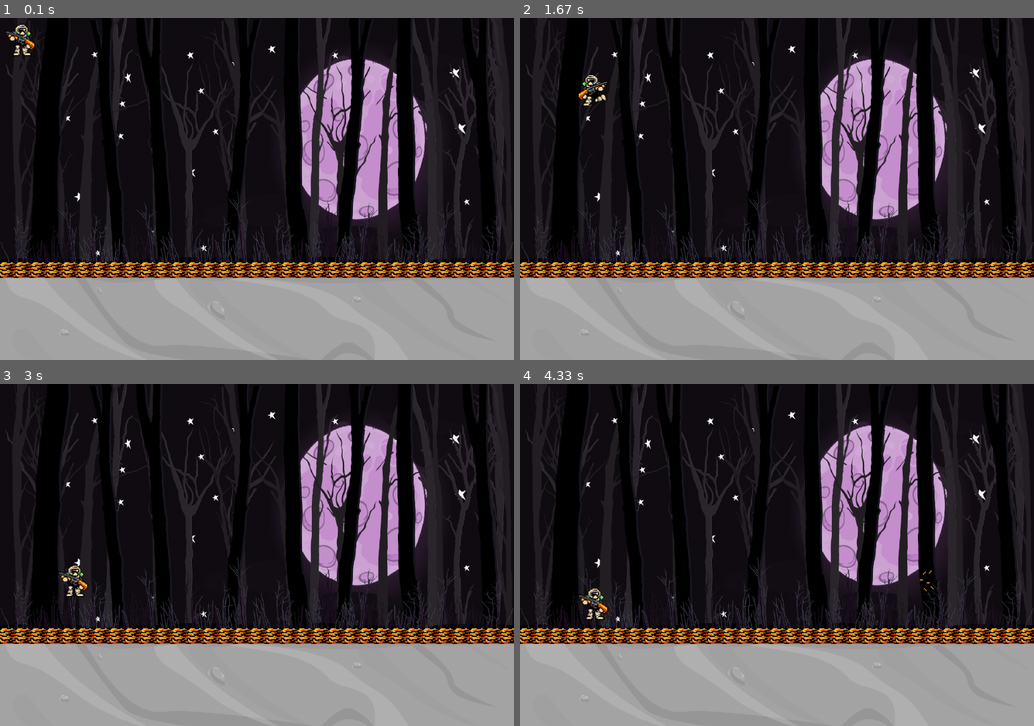
Above: before the commit, frames 1-4 (two rows, left to right).
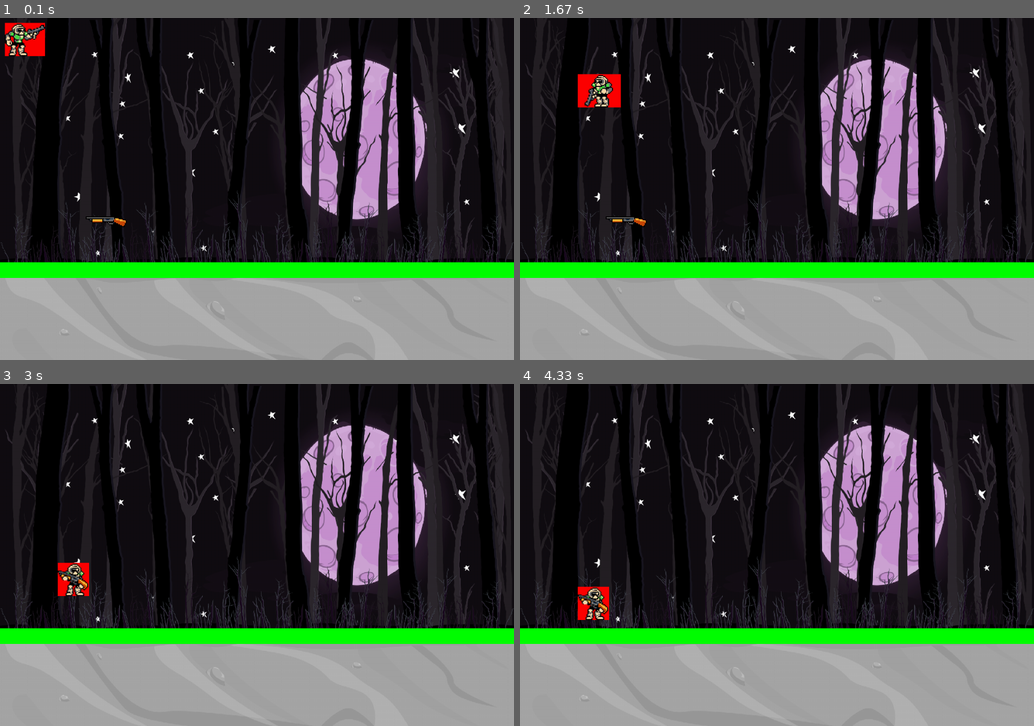
Above: after the commit, the same moments.

Repository: pablomoreno-jpg/MorenoPablopygame2023
Game: pygame game, started from main.py
Two runs of this game, one before a commit and one after it. Both use one fixed random seed, a clock stepped at 60 frames per second and the inputs below.
Inputs:
- Up to frame 1 (0.1 s): no input
- Up to frame 2 (1.67 s): hold D 0.33-0.8 s; hold D 0.83-1.3 s; tap Space at 0.9, 1.2, 1.4 s; hold A from 1.33 s (still down)
- Up to frame 3 (3 s): tap Space at 1.7, 1.97, 2.27, 2.4, 2.7 s; release A at 1.87 s; hold A 1.9-2.3 s; hold D 2.33-2.97 s
- Up to frame 4 (4.33 s): tap L at 3 s; hold A 3.33-3.8 s; tap Space at 3.4, 3.7, 3.9, 4.2 s; hold D 3.83-4.3 s

The runs differ from the first frame. In frame 1, 5.4% of the frame differs, in the area x 0-100%, y 1-76%; in frame 2, 5.5%, in the area x 0-100%, y 16-76%; in frame 3, 5.2%; in frame 4, 5.0%.

Commit message:
nueva actualizacion

Diff:
--- a/auxiliar.py
+++ b/auxiliar.py
@@ -9,7 +9,7 @@
 
         lista = []
 
-        imagen_superficie = pygame.image.load(r"{0}{1}".format(PHAT_RECURSOS,directorio)).convert_alpha()
+        imagen_superficie = pygame.image.load(r"{0}{1}".format(PHAT_RECURSOS,directorio))
 
         fotograma_ancho = int(imagen_superficie.get_width() / columnas)
         fotograma_alto = int(imagen_superficie.get_height() / filas)
--- a/balas.py
+++ b/balas.py
@@ -15,8 +15,6 @@
         self.rect = self.image.get_rect()
         self.rect.center = (x,y)
 
-
-
     def obtener_bala(self):
 
         match self.tipo:
@@ -27,21 +25,13 @@
 
                 self.speed = 8
 
-            case "pistola":
+            case "default":
 
                 self.speed = 12
 
             case "plasma":
 
                 self.speed = 17
-
-            case "metralleta":
-
-                self.speed = 16
-
-            case "bfg":
-
-                self.speed = 1
 
 
         return imagen
@@ -56,7 +46,7 @@
 
         return imagen
 
-    def update(self):
+    def update(self,player,enemigo=None):
 
         if self.direccion == DIRECCION_R:
 
@@ -68,3 +58,12 @@
 
         if self.rect.right < 0 or self.rect.left > ANCHO_VENTANA:
             self.kill()
+
+
+        if pygame.sprite.spritecollide(player, player.grupo_balas,False):
+
+            if player.salud_maxima > 0:
+
+                player.salud_maxima -= 5
+
+                self.kill()
--- a/constantes.py
+++ b/constantes.py
@@ -2,7 +2,7 @@
 ALTO_VENTANA= 700
 FPS = 60
 
-DEBUG = False
+DEBUG = True
 
 PHAT_RECURSOS =  r"C:\Users\pablo\OneDrive\Escritorio\doom's gate\mis imagenes"
 
@@ -11,6 +11,7 @@
 
 
 PAHT_PROYECTILES= r"C:\Users\pablo\OneDrive\Escritorio\doom's gate\mis imagenes\proyectiles"
+PAHT_ITEMS = r"\items"
 
 
 DIRECCION_R = 0
--- /dev/null
+++ b/items.py
@@ -0,0 +1,108 @@
+from typing import Any
+import pygame
+from constantes import*
+from auxiliar import*
+from jugador import*
+
+ITEMS = {"escopeta":Auxliar.load_sprisheet(r"\items\armas.png", 1, 3)[0],
+        "bazuca":Auxliar.load_sprisheet(r"\items\armas.png", 1, 3)[1],
+        "plasma":Auxliar.load_sprisheet(r"\items\armas.png", 1, 3)[2],
+        "posion": Auxliar.load_sprisheet(r"\items\posion vida.png", 4, 1)[-1],
+         "botiquin pequeño": Auxliar.load_sprisheet(r"\items\vida.png", 1, 2)[0],
+         "botiquin": Auxliar.load_sprisheet(r"\items\vida.png", 1, 2)[1],
+         "escudo pequeño": Auxliar.load_sprisheet(r"\items\escudo.png", 2, 2),
+         "escudo": Auxliar.load_sprisheet(r"\items\escudo max.png", 2, 1)[0],
+         "granadas": Auxliar.load_sprisheet(r"\items\municion.png",2,2)[0],
+         "misil unit": Auxliar.load_sprisheet(r"\items\municion.png", 3, 2)[1],
+         "misiles": Auxliar.load_sprisheet(r"\items\municion.png", 3, 2)[2],
+         "misiles y granadas": Auxliar.load_sprisheet(r"\items\municion.png", 3, 2)[3],
+         "punto_2": Auxliar.load_sprisheet(r"\items\puntos.png", 3, 2)[1],
+         "puntos_5": Auxliar.load_sprisheet(r"\items\puntos.png", 3, 2)[3],
+         "puntos_10": Auxliar.load_sprisheet(r"\items\puntos.png", 3, 2)[5]}
+
+class Items(pygame.sprite.Sprite):
+
+    def __init__(self,x,y,item_tipo) -> None:
+        pygame.sprite.Sprite.__init__(self)
+        self.tipo_item = item_tipo
+        self.image = ITEMS[self.tipo_item]
+        self.rect = self.image.get_rect()
+        self.rect.midtop = (x + TAM_BLOQUE // 2, y + (TAM_BLOQUE - self.image.get_height()))
+
+    def update(self, player: Jugador) -> None:
+
+        if pygame.sprite.collide_rect(self, player):
+
+            if self.tipo_item == "posion":
+
+                if player.salud < player.self_maxima:
+
+                    player.salud += 5
+                    self.kill()
+
+            elif self.tipo_item == "botiquin pequeño":
+
+                if player.salud < player.self_maxima:
+
+                    player.salud += 15
+                    self.kill()
+
+            elif self.tipo_item == "botiquin":
+
+                if player.salud < player.self_maxima:
+
+                    player.salud += 25
+                    self.kill()
+
+
+            elif self.tipo_item == "escudo pequeño":
+
+                if player.escudo < player.escudo_maximo:
+
+                    player.escudo += 5
+                    self.kill()
+
+            elif self.tipo_item == "escudo":
+
+                if player.escudo < player.escudo_maximo:
+
+                    player.escudo += 15
+                    self.kill()
+
+            elif self.tipo_item == "granadas":
+
+                if player.grandas < player.grandas_maximas:
+
+                    player.grandas += 2
+
+                    self.kill()
+
+            elif self.tipo_item == "misil unit":
+
+                if player.munision_misiles < player.misiles_maximos:
+
+                    player.munision_misiles += 1
+
+                    self.kill()
+
+            elif self.tipo_item == "misiles":
+
+                if player.munision_misiles < player.misiles_maximos:
+
+                    player.munision_misiles += 5
+
+                    self.kill()
+
+            elif self.tipo_item == "misiles y granadas":
+
+                if player.munision_misiles < player.misiles_maximos and player.grandas < player.grandas_maximas:
+
+                    player.munision_misiles += 5
+                    player.grandas += 2
+                    self.kill()
+
+            elif self.tipo_item == "escopeta":
+
+                player.arma = "escopeta"
+                player.cooldown_maximo = 20
+                self.kill()
--- a/jugador.py
+++ b/jugador.py
@@ -4,12 +4,36 @@
 from plataforma import*
 from balas import*
 
+SPRITS_JUGADOR_L = {"default":{"idel":Auxliar.load_sprisheet(r"\characters\doom marine\default\idel.png",2,1),
+                              "shoot": Auxliar.load_sprisheet(r"\characters\doom marine\default\shoot.png",3,1),
+                              "walk":Auxliar.load_sprisheet(r"\characters\doom marine\default\walk.png",4,1)},
+                "escopeta":{"idel":Auxliar.load_sprisheet(r"\characters\doom marine\escopeta\idel.png",8,1),
+                              "shoot": Auxliar.load_sprisheet(r"\characters\doom marine\escopeta\shoot.png",5,1),
+                              "walk":Auxliar.load_sprisheet(r"\characters\doom marine\escopeta\walk.png",3,1)},
+                "salto":Auxliar.load_sprisheet(r"\characters\doom marine\jump.png",4,1)}
+
+SPRITS_JUGADOR_R = {"default":{"idel":Auxliar.load_sprisheet(r"\characters\doom marine\default\idel.png",2,1,direcciones=True),
+                              "shoot": Auxliar.load_sprisheet(r"\characters\doom marine\default\shoot.png",3,1,direcciones=True),
+                              "walk":Auxliar.load_sprisheet(r"\characters\doom marine\default\walk.png",4,1,direcciones=True)},
+                "escopeta":{"idel":Auxliar.load_sprisheet(r"\characters\doom marine\escopeta\idel.png",8,1,direcciones=True),
+                              "shoot": Auxliar.load_sprisheet(r"\characters\doom marine\escopeta\shoot.png",5,1,direcciones=True),
+                              "walk":Auxliar.load_sprisheet(r"\characters\doom marine\escopeta\walk.png",3,1,direcciones=True)},
+                "salto":Auxliar.load_sprisheet(r"\characters\doom marine\jump.png",4,1,direcciones=True)}
+
 class Jugador(pygame.sprite.Sprite):
 
     def __init__(self,x,y,velocidad,framerate_animacion,framerate_moviemiento) -> None:
         super().__init__()
-        self.quieto_r = Auxliar.load_sprisheet(r"\characters\doom marine\idel.png", 8, 1, direcciones=True)
-        self.quieto_l = Auxliar.load_sprisheet(r"\characters\doom marine\idel.png", 8, 1)
+        self.direccion = DIRECCION_R
+        self.arma = "default"
+        self.salud = 100
+        self.salud_maxima = self.salud
+        self.escudo_maximo = 50
+        self.escudo = 0
+        self.grandas_maximas = 6
+        self.grandas = 0
+        self.misiles_maximos = 10
+        self.munision_misiles = 0
         self.contador_salto = 0
         self.contador_caida = 0
         self.speed = velocidad
@@ -17,8 +41,8 @@
         self.mover_x = 0
         self.mover_y = 0
         self.cooldown_dispario = 0
-        self.direccion = DIRECCION_R
-        self.animacion = self.quieto_r
+        self.cooldown_maximo = 15
+        self.animacion = SPRITS_JUGADOR_R[self.arma]["idel"]
         self.imagen = self.animacion[self.frame]
         self.mask = self.mask = pygame.mask.from_surface(self.imagen)
         self.rect = self.imagen.get_rect()
@@ -31,36 +55,7 @@
         self.frame_rate_movimiento = framerate_moviemiento
         self.disparando = False
         self.salto = False
-        self.disparo = pygame.sprite.Group()
-
-    def obtener_sprits(self,accion):
-
-        match accion:
-            case "caminar":
-                if self.direccion == DIRECCION_R:
-                    sprits = Auxliar.load_sprisheet(
-                        r"\characters\doom marine\walk.png", 3, 1, direcciones=True)
-                else:
-                   sprits = Auxliar.load_sprisheet(
-                       r"\characters\doom marine\walk.png", 3, 1)
-
-            case "saltar":
-                if self.direccion == DIRECCION_R:
-                    sprits = Auxliar.load_sprisheet(
-                        r"\characters\doom marine\jump.png", 4, 1, direcciones=True)
-                else:
-                    sprits = Auxliar.load_sprisheet(
-                        r"\characters\doom marine\jump.png", 4, 1)
-
-            case "disparar":
-                if self.direccion == DIRECCION_R:
-                    sprits = Auxliar.load_sprisheet(
-                        r"\characters\doom marine\shoot.png", 5, 1, direcciones=True)
-                else:
-                    sprits = Auxliar.load_sprisheet(
-                        r"\characters\doom marine\shoot.png", 5, 1)
-
-        return sprits
+        self.grupo_balas = pygame.sprite.Group()
 
     def caminar(self,direccion):
 
@@ -72,19 +67,20 @@
 
                     self.mover_x = self.speed
 
-                    self.animacion = self.obtener_sprits("caminar")
+                    self.animacion = SPRITS_JUGADOR_R[self.arma]["walk"]
 
             else:
 
                     self.mover_x = -self.speed
 
-                    self.animacion = self.obtener_sprits("caminar")
+                    self.animacion = SPRITS_JUGADOR_L[self.arma]["walk"]
 
             if self.frame > len(self.animacion) -1:
 
                 self.frame = 0
 
     def saltar(self):
+
         self.salto = True
         self.mover_y = -GRAVEDAD * 10
         self.frame = 0
@@ -96,29 +92,39 @@
 
             self.mover_y -=  4
 
-        self.animacion = self.obtener_sprits("saltar")
-
-
-        print(self.mover_y)
+        if self.direccion == DIRECCION_R:
+
+            self.animacion = SPRITS_JUGADOR_R["salto"]
+
+        else:
+
+            self.animacion = SPRITS_JUGADOR_L["salto"]
 
     def disparar(self):
 
-        self.animacion = self.obtener_sprits("disparar")
+        if self.direccion == DIRECCION_R:
+
+            self.animacion = SPRITS_JUGADOR_R[self.arma]["shoot"]
+        else:
+
+            self.animacion = SPRITS_JUGADOR_L[self.arma]["shoot"]
+
+
         self.frame = 0
         self.mover_x = 0
         self.mover_y = 0
 
     def quieto(self):
 
-        if self.animacion != self.quieto_r and self.animacion != self.quieto_l:
+        if self.animacion != SPRITS_JUGADOR_R[self.arma]["idel"] and self.animacion != SPRITS_JUGADOR_L[self.arma]["idel"]:
 
             if self.direccion == DIRECCION_R:
 
-                self.animacion = self.quieto_r
+                self.animacion = SPRITS_JUGADOR_R[self.arma]["idel"]
 
             else:
 
-                self.animacion = self.quieto_l
+                self.animacion = SPRITS_JUGADOR_L[self.arma]["idel"]
 
             self.mover_x = 0
             self.mover_y = 0
@@ -164,28 +170,27 @@
 
         return coleccion_objetos
 
-    def collide(self,objetos,desplazamiento_x):
-
-
-        collide_obj = None
-        for obj in objetos:
-
-            if pygame.sprite.collide_mask(self,obj):
-
-                collide_obj = obj
-                break
-
-
-
-
-        return collide_obj
+    # def collide(self,objetos,desplazamiento_x):
+
+    #     collide_obj = None
+    #     for obj in objetos:
+
+    #         if pygame.sprite.collide_mask(self,obj):
+
+    #             collide_obj = obj
+    #             break
+
+
+
+
+    #     return collide_obj
 
     def control_horizontal(self,objeto):
 
         keys = pygame.key.get_pressed()
 
-        colicion_izquierda = self.collide(objeto,-self.speed*2)
-        colicion_derecha = self.collide(objeto,self.speed*2)
+        # colicion_izquierda = self.collide(objeto,-self.speed*2)
+        # colicion_derecha = self.collide(objeto,self.speed*2)
 
         if not keys[pygame.K_SPACE] and not keys[pygame.K_l] :
 
@@ -226,12 +231,11 @@
                 self.disparando = False
 
 
-
     def balas(self,screen):
 
-        self.disparo.draw(screen)
-
-        self.disparo.update()
+        self.grupo_balas.draw(screen)
+
+        self.grupo_balas.update(self)
 
     def do_moviento(self,delta_ms):
 
@@ -242,20 +246,21 @@
 
         if self.tiempo_trasncurrio_moviento >= self.frame_rate_movimiento:
 
-            if self.disparando and self.frame == 0:
-
-                if self.cooldown_dispario == 0:
+            if self.disparando and self.frame == 0 and self.cooldown_dispario == 0:
+
+
 
                     if self.direccion == DIRECCION_R:
 
-                        self.disparo.add(Bala(self.rect.centerx + self.rect.size[0],self.rect.centery,self.direccion,"escopeta"))
+
+                        self.grupo_balas.add(Bala(self.rect.centerx + self.rect.size[0],self.rect.centery,self.direccion,"escopeta"))
 
                     else:
 
-                        self.disparo.add(Bala(self.rect.centerx - self.rect.size[0],self.rect.centery,self.direccion,"escopeta"))
-
-
-                    self.cooldown_dispario = 20
+                        self.grupo_balas.add(Bala(self.rect.centerx - self.rect.size[0],self.rect.centery,self.direccion,"escopeta"))
+
+
+                    self.cooldown_dispario = self.cooldown_maximo
 
             if self.mover_y > 1:
 
@@ -271,6 +276,9 @@
                 self.cooldown_dispario -= 1
 
         self.contador_caida += 1
+
+
+
 
 
     def do_animacion(self,delta_ms):
@@ -304,6 +312,7 @@
         self.do_animacion(delta_ms)
         self.rect = self.imagen.get_rect(topleft = (self.rect.x,self.rect.y))
         self.mask = pygame.mask.from_surface(self.imagen)
+        print(self.salud)
 
     def draw(self,screen):
 
--- a/main.py
+++ b/main.py
@@ -5,6 +5,8 @@
 from auxiliar import*
 from plataforma import*
 from niveles import*
+from items import*
+
 
 screen = pygame.display.set_mode((ANCHO_VENTANA,ALTO_VENTANA))
 
@@ -14,11 +16,21 @@
 fondo = pygame.image.load(r"{0}\locations\forest\all.png".format(PHAT_RECURSOS))
 fondo = pygame.transform.scale(fondo,(ANCHO_VENTANA,ALTO_VENTANA))
 
+
+items_group = pygame.sprite.Group()
+
+items = Items(200,400,"escopeta")
+items_group.add(items)
+
+
+
 bloque_1 = Plataforma(x= 100,y= 300,tamaño=TAM_BLOQUE,path=(r"{}{}".format(PHAT_RECURSOS,PAHT_BLOQUES_AZUL)),columna_x= 1,fila_y= 0)
 
 player = Jugador(x=10, y=10, velocidad=6,framerate_animacion= 150 , framerate_moviemiento= 18)
 
 piso = []
+
+
 
 for i  in range(-ANCHO_VENTANA // TAM_BLOQUE ,ANCHO_VENTANA*2// TAM_BLOQUE):
 
@@ -46,7 +58,8 @@
     dibujar_piso(screen,piso)
     player.update(delta_ms)
     player.draw(screen)
-
+    items_group.update(player)
+    items_group.draw(screen)
 
 
     pygame.display.flip()
Binary file added: mis imagenes/characters/doom marine/default/idel.png
Binary file added: mis imagenes/characters/doom marine/default/shoot.png
Binary file added: mis imagenes/characters/doom marine/default/walk.png
Binary file added: mis imagenes/characters/doom marine/escopeta/idel.png
Binary file added: mis imagenes/characters/doom marine/escopeta/shoot.png
Binary file added: mis imagenes/characters/doom marine/escopeta/walk.png
Binary file added: mis imagenes/items/armas.png
Binary file added: mis imagenes/items/escudo max.png
Binary file added: mis imagenes/items/escudo.png
Binary file added: mis imagenes/items/municion.png
Binary file added: mis imagenes/items/posion vida.png
Binary file added: mis imagenes/items/puntos.png
(and 2 more such lines)
